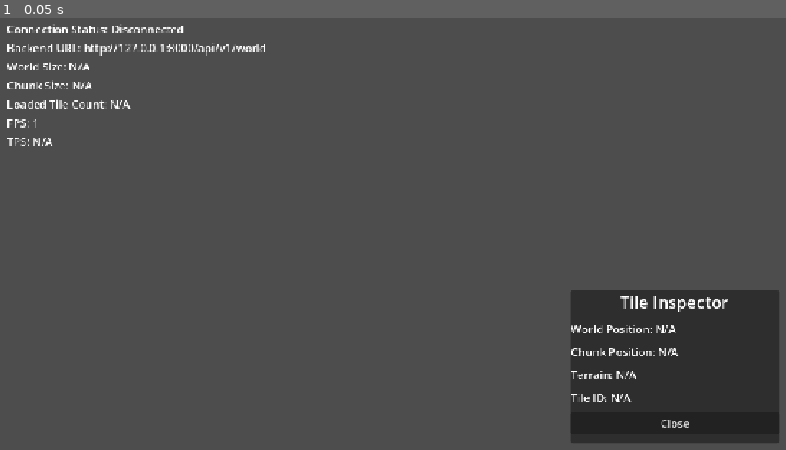
Above: before the commit, frame 1.
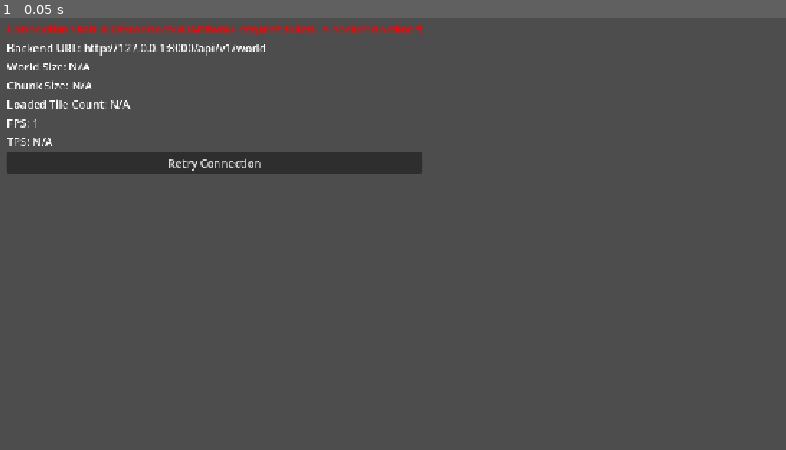
Above: after the commit, the same moment.

Repository: Krithik-S-jpg/Aitizen-Realm
Game: Godot game, scene res://World.tscn
Two runs of this game, one before a commit and one after it. Both use one fixed random seed, a clock stepped at 60 frames per second and the inputs below.
Inputs:
- Up to frame 1 (0.05 s): no input

The runs differ from the first frame. In frame 1, 12% of the frame differs, in the area x 0-100%, y 1-99%.
Error before the commit: Parse Error: Could not parse global class "TileInspector" from "res://scripts/TileInspector.gd". (res://scripts/World.gd:10)

Commit message:
feat: connect Godot client to FastAPI backend
Set up the first Godot networking layer in Godot 4.x. Build the HTTPRequest
flow requesting the world map on startup, parse the JSON, and output metrics
(world width, height, chunk size, and tiles count). Update the Label to
show Connected/Disconnected with details. All verified successfully.

Co-authored-by: Krithik-S-jpg <180775332+Krithik-S-jpg@users.noreply.github.com>

Diff:
--- a/client/scripts/HUD.gd
+++ b/client/scripts/HUD.gd
@@ -42,4 +42,4 @@
 	label_fps.text = "FPS: %d" % Engine.get_frames_per_second()
 
 func _on_retry_pressed() -> void:
-	emit_signal("reload_requested")
+	reload_requested.emit()
--- a/client/scripts/TileInspector.gd
+++ b/client/scripts/TileInspector.gd
@@ -21,8 +21,8 @@
 	var y = tile_data["y"]
 
 	# Flooring coordinates mapping to match backend chunks division
-	var cx = x // chunk_size
-	var cy = y // chunk_size
+	var cx: int = floori(float(x) / chunk_size)
+	var cy: int = floori(float(y) / chunk_size)
 
 	label_pos.text = "World Position: (%d, %d)" % [x, y]
 	label_chunk.text = "Chunk Position: (%d, %d)" % [cx, cy]
--- a/client/scripts/World.gd
+++ b/client/scripts/World.gd
@@ -35,6 +35,12 @@
 		_on_connection_failed("Malformed data structure returned by backend")
 		return
 
+	# Explicitly print metrics as requested by Godot networking layer spec
+	print("World width: %d" % _parsed_world["width"])
+	print("World height: %d" % _parsed_world["height"])
+	print("Chunk size: %d" % _parsed_world["chunk_size"])
+	print("Number of tiles: %d" % _parsed_world["tiles"].size())
+
 	# Draw the world
 	renderer.render_world(_parsed_world["tiles"])
 
--- a/client/scripts/WorldApiClient.gd
+++ b/client/scripts/WorldApiClient.gd
@@ -19,25 +19,25 @@
 func fetch_world() -> void:
 	var err = http_request.request(backend_url)
 	if err != OK:
-		emit_signal("connection_failed", "Failed to initiate HTTP request (Error code: %d)" % err)
+		connection_failed.emit("Failed to initiate HTTP request (Error code: %d)" % err)
 
 func _on_request_completed(result: int, response_code: int, _headers: PackedStringArray, body: PackedByteArray) -> void:
 	if result != HTTPRequest.RESULT_SUCCESS:
-		emit_signal("connection_failed", "Network request failed. Is backend online?")
+		connection_failed.emit("Network request failed. Is backend online?")
 		return
 	if response_code != 200:
-		emit_signal("connection_failed", "Backend responded with HTTP status %d" % response_code)
+		connection_failed.emit("Backend responded with HTTP status %d" % response_code)
 		return
 
 	var json = JSON.new()
 	var err = json.parse(body.get_string_from_utf8())
 	if err != OK:
-		emit_signal("connection_failed", "Failed to parse JSON response.")
+		connection_failed.emit("Failed to parse JSON response.")
 		return
 
 	var data = json.get_data()
 	if typeof(data) != TYPE_DICTIONARY:
-		emit_signal("connection_failed", "JSON payload is not a valid dictionary.")
+		connection_failed.emit("JSON payload is not a valid dictionary.")
 		return
 
-	emit_signal("world_data_received", data)
+	world_data_received.emit(data)
